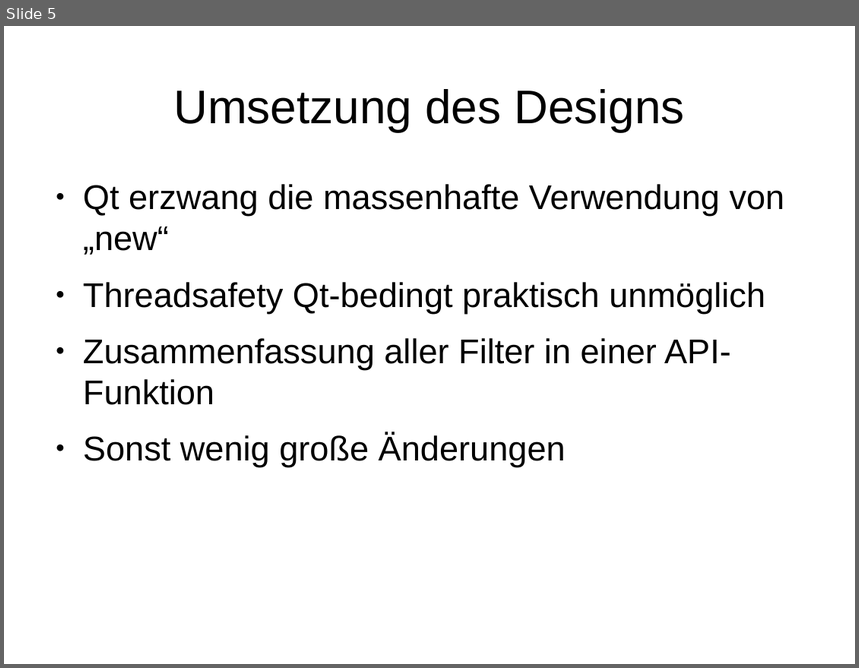
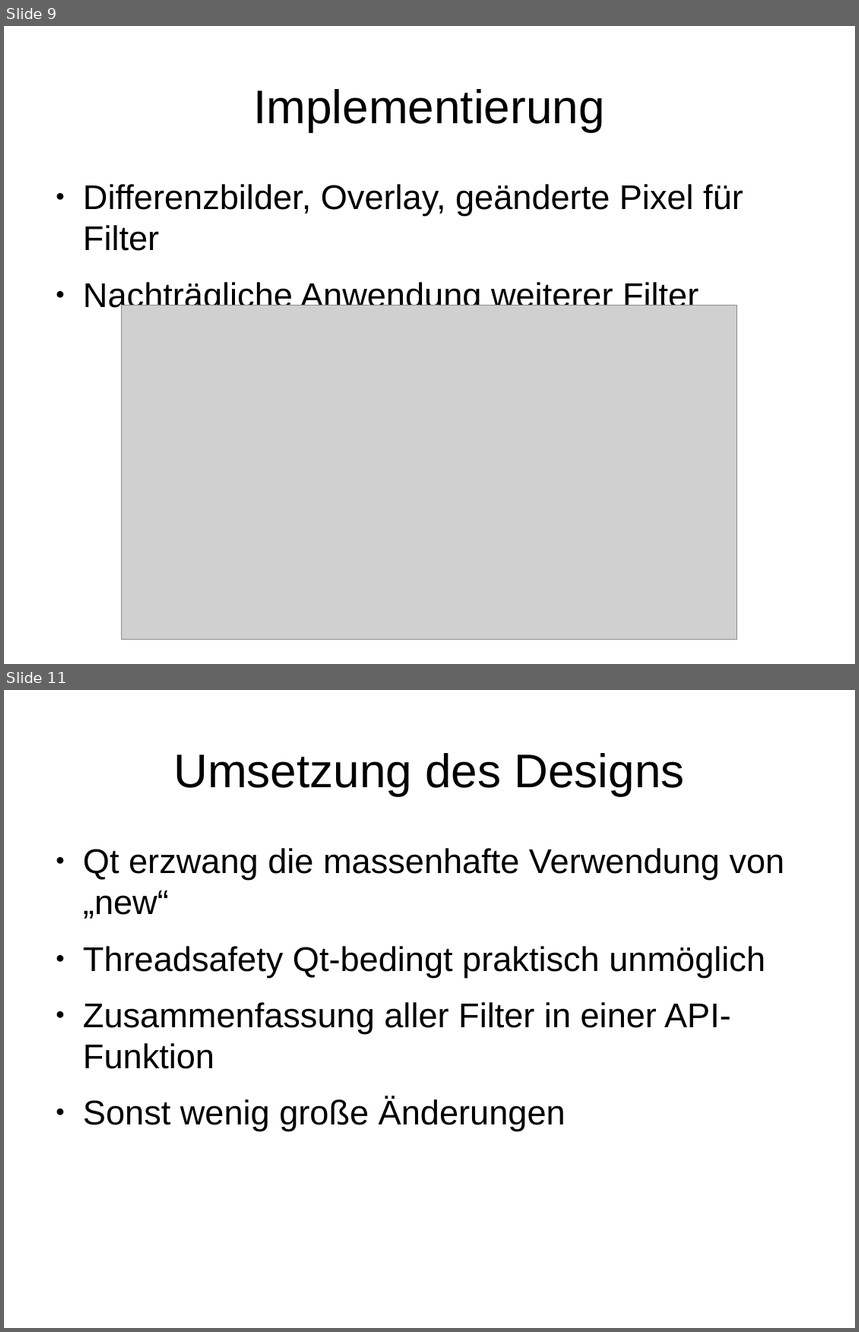
Before and after one commit to CVVisualPSETeam/Dokumente, a slide deck: Presentation/presentation.odp. Shown one above the other, each under a label of ours: slide 5 before the commit, slides 9 and 11 after it; the slides between them are not shown. The pictures are 859x668 and 859x1332 pixels, drawn with LibreOffice and Linux fonts; fonts in the diff are those of the drawing; grey boxes stand for pictures. Boxes give left, top, right and bottom in pixels: in the first picture for what was removed or moved away, otherwise in the second. Text is boxed around its words. In the diff, an @@ line names an element or a change of style, - is before the commit and + after.

```diff
--- a/Presentation/presentation.odp
+++ b/Presentation/presentation.odp
@@ slide 9 added at (4, 26, 855, 664), background #FFFFFF @@
@@ title added at (253, 89, 604, 132), 44 pt, text #000000 @@
+Implementierung
@@ text added at (83, 184, 743, 313), 32 pt, text #000000 @@
+● Differenzbilder, Overlay, geänderte Pixel für Filter
+● Nachträgliche Anwendung weiterer Filter
@@ picture added at (122, 306, 738, 640) @@
@@ what was slide 5 is now slide 11 @@
```
Also in this commit, not shown: 4 slides changed, 8 other slides added.
